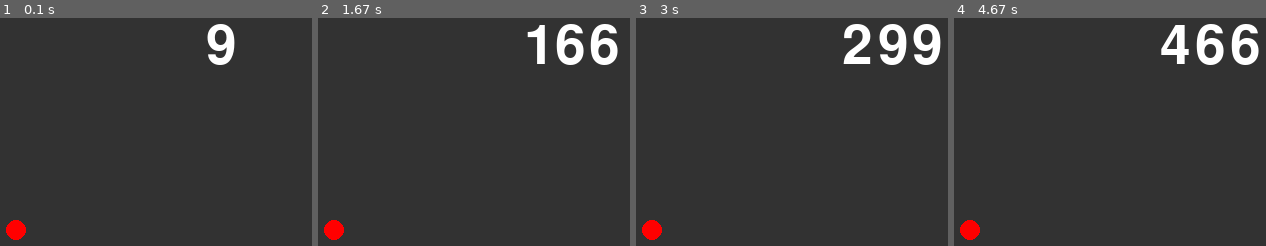
Above: before the commit, frames 1-4 (left to right).
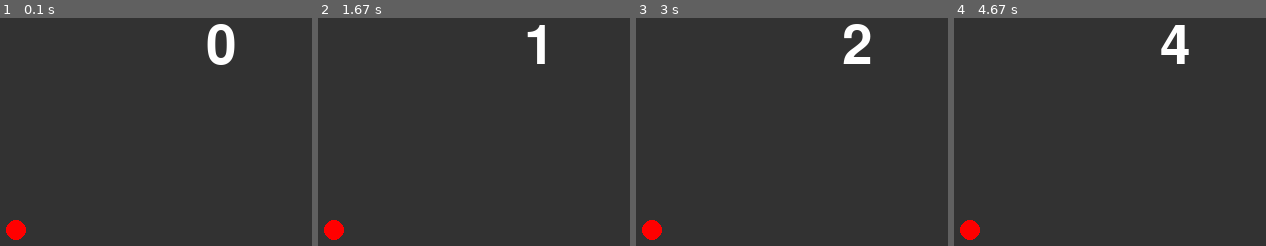
Above: after the commit, the same moments.

Repository: c0b221431e/ProjExD_1
Game: pygame game, started from pygame_system.py
The game is run twice, just before and just after one commit, with the same random seed, the same clock (stepped at 60 frames per second) and the same inputs.
Inputs:
- Up to frame 1 (0.1 s): no input
- Up to frame 2 (1.67 s): no input
- Up to frame 3 (3 s): no input
- Up to frame 4 (4.67 s): no input

The runs differ from the first frame. In frame 1, 0.4% of the frame differs, in the area x 66-76%, y 2-21%; in frame 2, 2.0%, in the area x 76-97%, y 2-21%; in frame 3, 2.0%; in frame 4, 2.0%.

Commit message:
初コミット

Diff:
--- a/pygame_system.py
+++ b/pygame_system.py
@@ -26,7 +26,7 @@
         screen.blit(enn, [100, 400])
         pg.display.update()
         tmr += 1
-        clock.tick(100)
+        clock.tick(1)
 
 
 if __name__ == "__main__":
